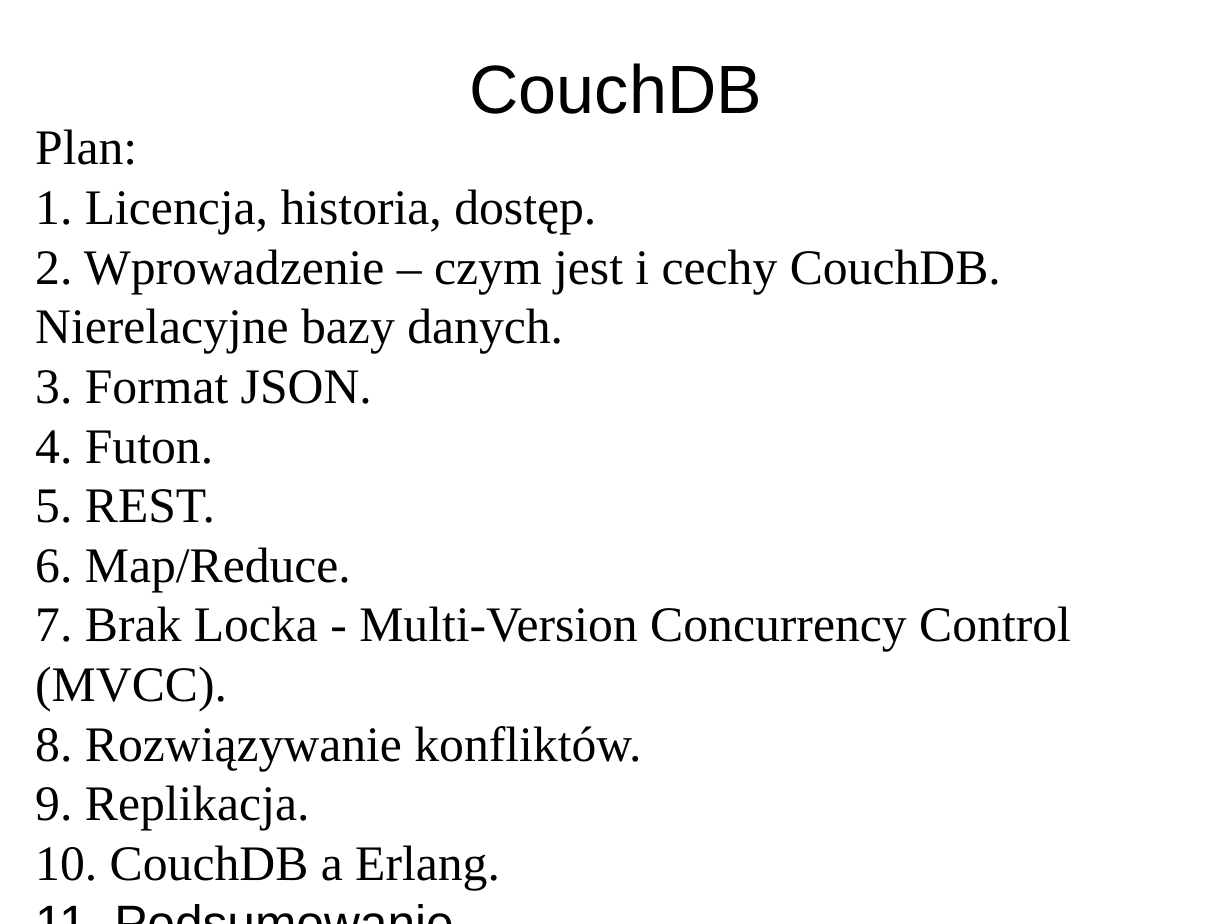
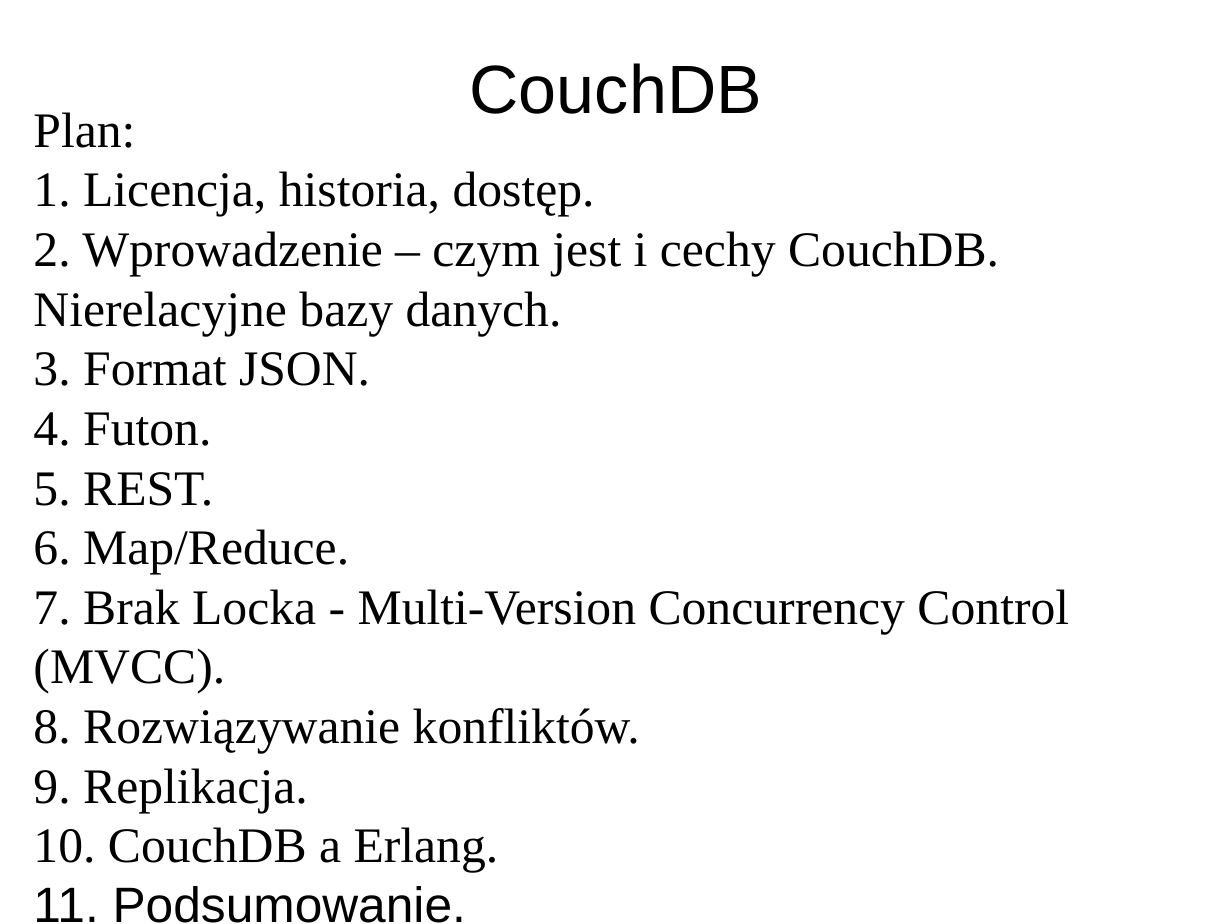
Before and after one commit to pawnow/ProjektErlang, a slide deck: slide 2 of prezentacja.odp (slide 1 before the commit). Drawn at 1232x924 pixels with LibreOffice and Linux fonts; fonts in the diff are those of the drawing. Boxes give left, top, right and bottom in pixels: in the first picture for what was removed or moved away, otherwise in the second. Text is boxed around its words. In the diff, an @@ line names an element or a change of style, - is before the commit and + after.

```diff
--- a/prezentacja.odp
+++ b/prezentacja.odp
@@ subtitle "Plan:" rewrapped from <box>35,129,1071,890</box> to <box>33,112,1069,923</box> @@
```
Also in this commit, not shown: 3 slides added, 2 slides removed, 1 other file.
